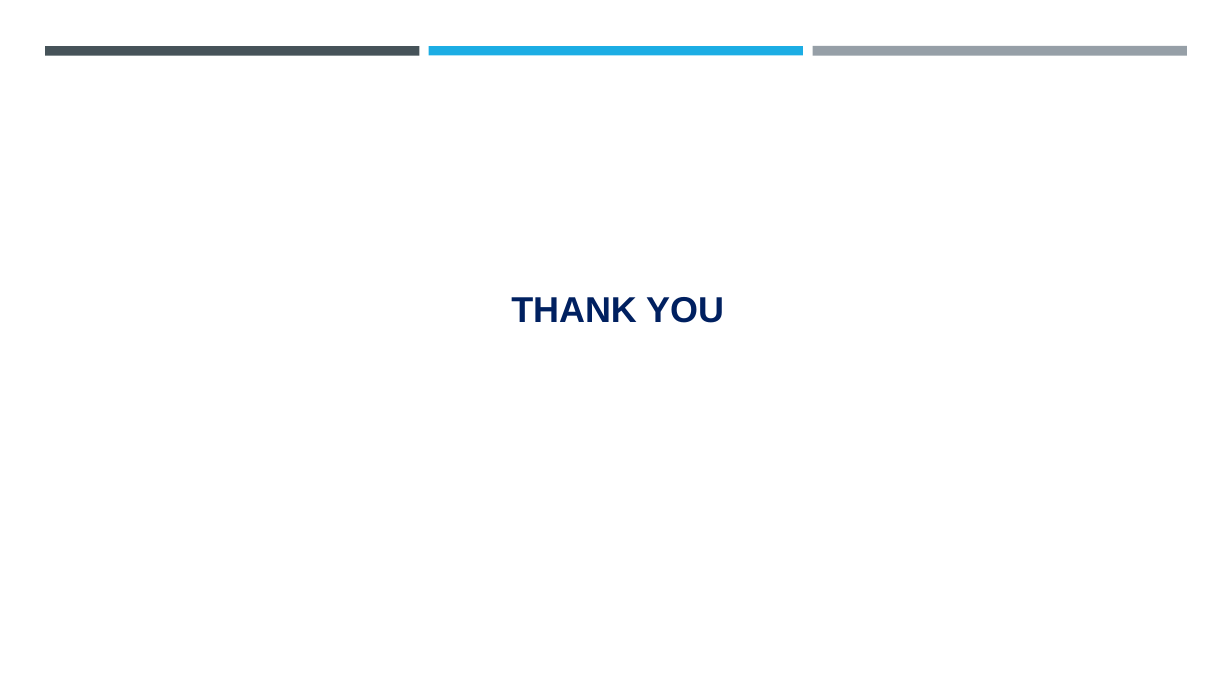
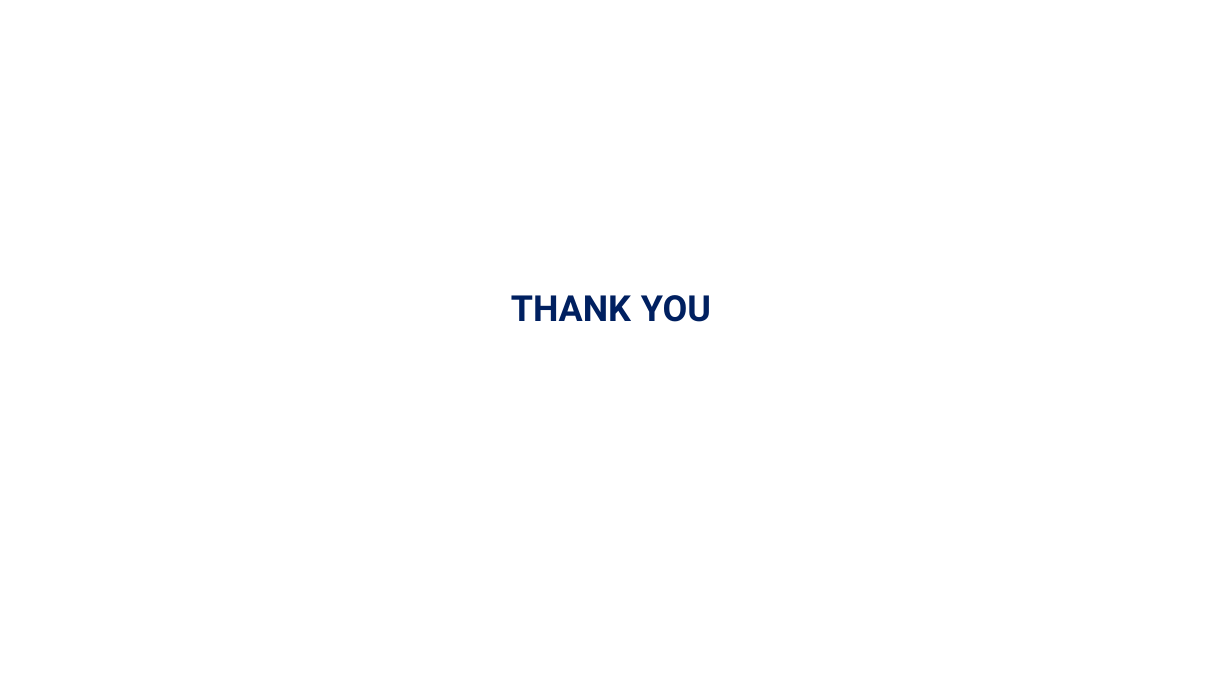
Before and after one commit to Joshna2401/project-aicte, a slide deck: slide 12 of Steganography Template.pptx. Drawn at 1232x693 pixels with LibreOffice and Linux fonts; fonts in the diff are those of the drawing; background and template pictures are left out. Boxes give left, top, right and bottom in pixels: in the first picture for what was removed or moved away, otherwise in the second. Text is boxed around its words. In the diff, an @@ line names an element or a change of style, - is before the commit and + after.

```diff
--- a/Steganography Template.pptx
+++ b/Steganography Template.pptx
@@ rectangle removed at <box>45,46,420,55</box> @@
@@ rectangle removed at <box>429,46,803,55</box> @@
@@ rectangle removed at <box>812,46,1187,56</box> @@
@@ text "THANK YOU" at <box>511,295,711,322</box>: font Arial to Roboto; alignment centre to left; line spacing 1 to 31.3pt; vertical alignment bottom to top @@
```
Also in this commit, not shown: 10 other slides changed, 1 slide added, 1 slide removed.
